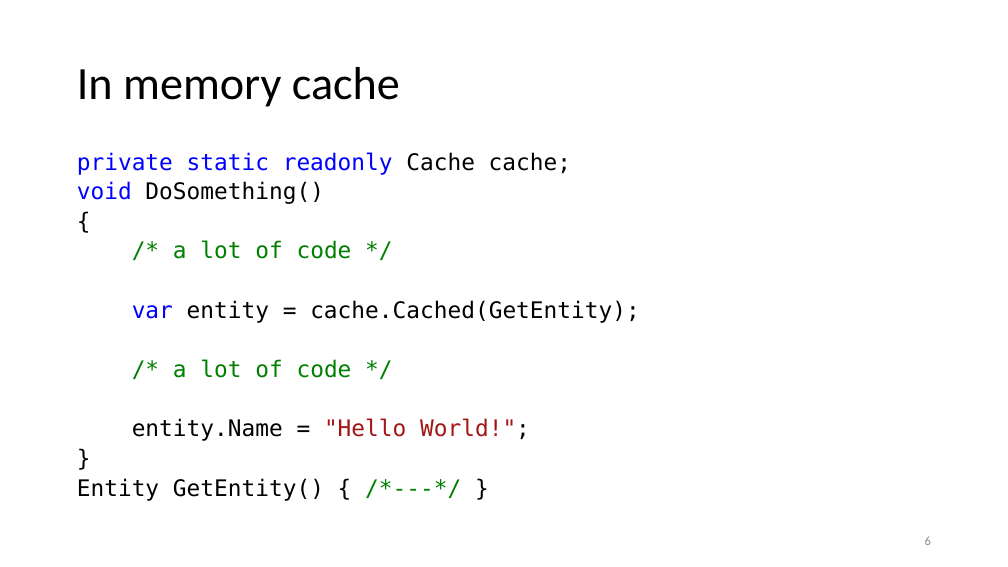
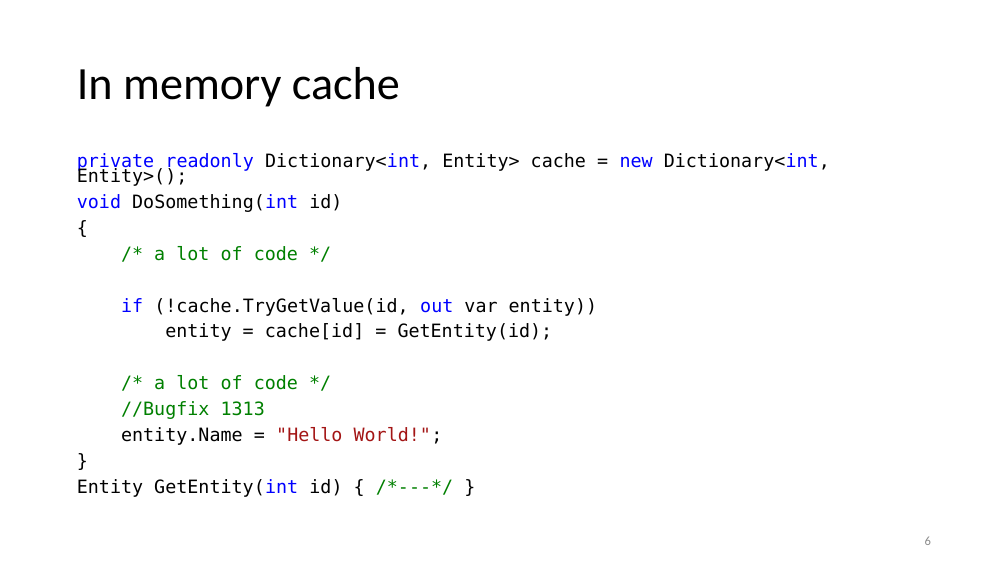
Before and after one commit to kugushev/presentations, a slide deck: slide 6 of Presentation.pptx. Drawn at 1008x567 pixels with LibreOffice and Linux fonts; fonts in the diff are those of the drawing. Boxes give left, top, right and bottom in pixels: in the first picture for what was removed or moved away, otherwise in the second. Text is boxed around its words. In the diff, an @@ line names an element or a change of style, - is before the commit and + after.

```diff
--- a/Presentation.pptx
+++ b/Presentation.pptx
@@ text at bbox=[77, 153, 830, 212]: text changed; size 21.7 to 17.5 pt; text colour #0000FF to #000000 @@
-private static readonly Cache cache;
-void DoSomething()
+private readonly Dictionary<int, Entity> cache = new Dictionary<int, Entity>();
+void DoSomething(int id)
@@ text at bbox=[121, 246, 443, 445]: size 21.7 to 17.5 pt in "{", "/* a lot of code */", "/* a lot of code */", "entity.Name = "Hello World!";" and 1 more places @@
@@ text at bbox=[121, 298, 597, 341]: text changed; size 21.7 to 17.5 pt @@
-var entity = cache.Cached(GetEntity);
+if (!cache.TryGetValue(id, out var entity))
+entity = cache[id] = GetEntity(id);
@@ text at bbox=[121, 401, 265, 419]: paragraph added @@
+//Bugfix 1313
@@ text at bbox=[77, 479, 342, 497]: text changed; size 21.7 to 17.5 pt @@
-Entity GetEntity() { /*---*/ }
+Entity GetEntity(int id) { /*---*/ }
```
Also in this commit, not shown: 4 other slides changed, 3 slides added, 3 other files.
